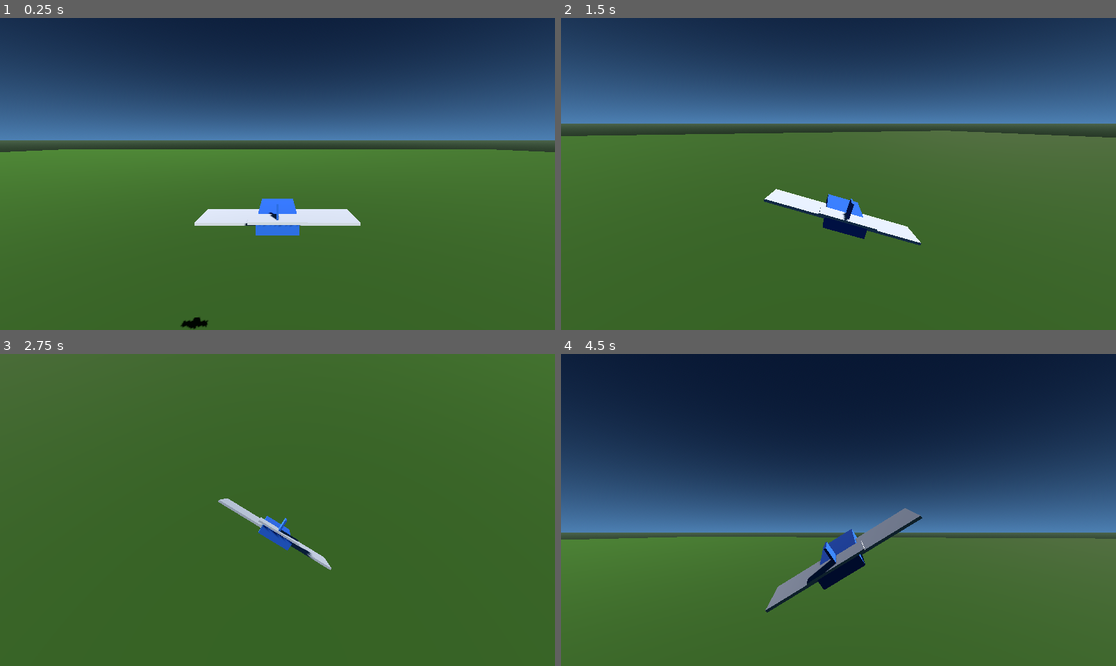
Above: before the commit, frames 1-4 (two rows, left to right).
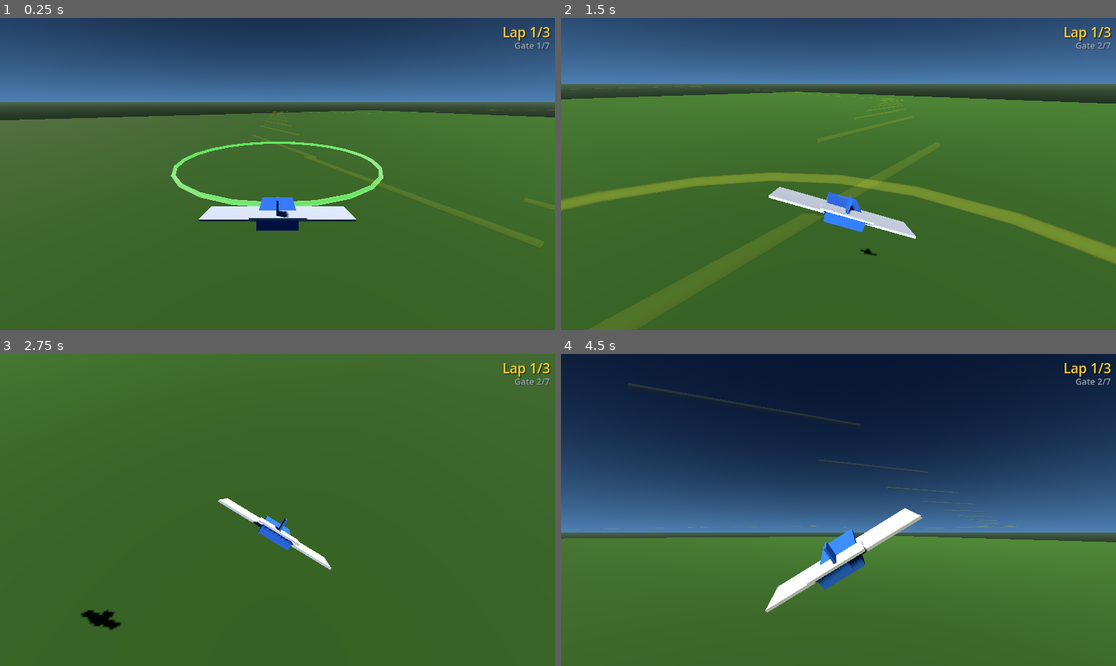
Above: after the commit, the same moments.

Repository: withdoron/ephraim-games
Game: Godot game, scene res://node_3d.tscn
The game is run twice, just before and just after one commit, with the same random seed, the same clock (stepped at 60 frames per second) and the same inputs.
Inputs (mouse positions are in pixels of both pictures, inside the frame that each line leads up to):
- Up to frame 1 (0.25 s): no input
- Up to frame 2 (1.5 s): move the mouse to (960, 158) at 0.52 s; hold D 0.53-1.28 s; hold Shift 0.53-1.28 s; click (960, 158) at 0.67 s; tap Space at 0.77 s; move the mouse to (727, 189) at 1.27 s; hold S from 1.28 s (still down); tap Shift at 1.35 s
- Up to frame 3 (2.75 s): tap Space at 1.52 s; move the mouse to (333, 441) at 2.02 s; release S at 2.03 s; hold D from 2.03 s (still down); hold Shift from 2.03 s (still down)
- Up to frame 4 (4.5 s): move the mouse to (810, 572) at 2.77 s; release D at 2.78 s; release Shift at 2.78 s; hold W 2.78-3.53 s; tap Shift at 2.85, 4.35 s; click (810, 572) at 2.92 s; tap Space at 3.02, 3.77 s; move the mouse to (1005, 556) at 3.52 s; hold Shift 3.53-4.28 s; hold A from 3.53 s (still down); move the mouse to (672, 463) at 4.27 s

The runs differ from the first frame. In frame 1, 41% of the frame differs, in the area x 0-100%, y 2-100%; in frame 2, 42%, in the area x 0-100%, y 0-80%; in frame 3, 1.3%; in frame 4, 4.0%.

Commit message:
RINGSTORM-GODOT: race course with gates, laps, and HUD
Race course with 7 gates in a circle (ported browser math), glowing
torus rings with next-gate green highlight, path ribbon connecting
gates. Gate tracking with proximity check, 3-lap race with finish
detection. HUD showing lap and gate counters. Player starts behind
gate 0 facing the course.

Co-Authored-By: Claude Opus 4.6 (1M context) <noreply@anthropic.com>

Diff:
--- /dev/null
+++ b/ringstorm/new-game-project/scripts/hud.gd
@@ -0,0 +1,62 @@
+extends CanvasLayer
+
+var lap_label: Label
+var gate_label: Label
+var finish_label: Label
+
+func _ready():
+	# Lap counter — top right
+	lap_label = Label.new()
+	lap_label.text = "Lap 1/3"
+	lap_label.add_theme_font_size_override("font_size", 28)
+	lap_label.add_theme_color_override("font_color", Color(1.0, 0.8, 0.2))
+	lap_label.add_theme_color_override("font_shadow_color", Color(0, 0, 0, 0.5))
+	lap_label.add_theme_constant_override("shadow_offset_x", 2)
+	lap_label.add_theme_constant_override("shadow_offset_y", 2)
+	lap_label.horizontal_alignment = HORIZONTAL_ALIGNMENT_RIGHT
+	lap_label.set_anchors_preset(Control.PRESET_TOP_RIGHT)
+	lap_label.offset_left = -200
+	lap_label.offset_top = 10
+	lap_label.offset_right = -10
+	add_child(lap_label)
+
+	# Gate counter — below lap
+	gate_label = Label.new()
+	gate_label.text = "Gate 1/7"
+	gate_label.add_theme_font_size_override("font_size", 18)
+	gate_label.add_theme_color_override("font_color", Color(0.6, 0.65, 0.7))
+	gate_label.add_theme_color_override("font_shadow_color", Color(0, 0, 0, 0.4))
+	gate_label.add_theme_constant_override("shadow_offset_x", 1)
+	gate_label.add_theme_constant_override("shadow_offset_y", 1)
+	gate_label.horizontal_alignment = HORIZONTAL_ALIGNMENT_RIGHT
+	gate_label.set_anchors_preset(Control.PRESET_TOP_RIGHT)
+	gate_label.offset_left = -200
+	gate_label.offset_top = 44
+	gate_label.offset_right = -10
+	add_child(gate_label)
+
+	# Finish label — centered, hidden by default
+	finish_label = Label.new()
+	finish_label.text = "RACE FINISHED!"
+	finish_label.add_theme_font_size_override("font_size", 48)
+	finish_label.add_theme_color_override("font_color", Color(1.0, 0.85, 0.2))
+	finish_label.add_theme_color_override("font_shadow_color", Color(0, 0, 0, 0.6))
+	finish_label.add_theme_constant_override("shadow_offset_x", 3)
+	finish_label.add_theme_constant_override("shadow_offset_y", 3)
+	finish_label.horizontal_alignment = HORIZONTAL_ALIGNMENT_CENTER
+	finish_label.vertical_alignment = VERTICAL_ALIGNMENT_CENTER
+	finish_label.set_anchors_preset(Control.PRESET_CENTER)
+	finish_label.offset_left = -200
+	finish_label.offset_right = 200
+	finish_label.offset_top = -30
+	finish_label.offset_bottom = 30
+	finish_label.visible = false
+	add_child(finish_label)
+
+func update_hud(lap: int, total_laps: int, gate: int, total_gates: int, finished: bool = false):
+	lap_label.text = "Lap " + str(min(lap + 1, total_laps)) + "/" + str(total_laps)
+	gate_label.text = "Gate " + str(gate + 1) + "/" + str(total_gates)
+	if finished:
+		finish_label.visible = true
+		lap_label.text = "FINISHED"
+		gate_label.text = ""
--- a/ringstorm/new-game-project/scripts/main_setup.gd
+++ b/ringstorm/new-game-project/scripts/main_setup.gd
@@ -1,4 +1,6 @@
 extends Node3D
+
+var player_plane: CharacterBody3D
 
 func _ready():
 	# Create the environment
@@ -27,7 +29,7 @@
 	sun.shadow_enabled = true
 	add_child(sun)
 
-	# Ground plane — flat green terrain
+	# Ground plane — large flat terrain
 	var ground = MeshInstance3D.new()
 	ground.name = "Ground"
 	var ground_mesh = PlaneMesh.new()
@@ -39,10 +41,42 @@
 	ground.position.y = -20
 	add_child(ground)
 
+	# Race course
+	var course = Node3D.new()
+	course.name = "RaceCourse"
+	course.set_script(load("res://scripts/race_course.gd"))
+	add_child(course)
+
+	# HUD
+	var hud_node = CanvasLayer.new()
+	hud_node.name = "HUD"
+	hud_node.set_script(load("res://scripts/hud.gd"))
+	add_child(hud_node)
+
 	# Player plane
-	var plane = _create_player_plane()
-	plane.position = Vector3(0, 20, 0)
-	add_child(plane)
+	player_plane = _create_player_plane()
+	add_child(player_plane)
+
+	# Wire up references (deferred so course has generated gates)
+	call_deferred("_setup_race", course, hud_node)
+
+func _setup_race(course, hud_node):
+	# Give player references to course and HUD
+	player_plane.race_course = course
+	player_plane.hud = hud_node
+
+	# Position player behind the first gate, facing it
+	if course.gates.size() > 1:
+		var start = course.gates[0]
+		var next = course.gates[1]
+		var dir = (next - start).normalized()
+		# Place the player 30 units behind gate 0, facing toward it
+		player_plane.global_position = start - dir * 30.0 + Vector3.UP * 5.0
+		player_plane.look_at(start, Vector3.UP)
+
+	# Highlight the first gate
+	course.update_gate_colors(0)
+	hud_node.update_hud(0, course.total_laps, 0, course.num_gates)
 
 func _create_player_plane() -> CharacterBody3D:
 	var plane = CharacterBody3D.new()
@@ -55,7 +89,7 @@
 	box.size = Vector3(1.5, 0.4, 3.0)
 	body.mesh = box
 	var body_mat = StandardMaterial3D.new()
-	body_mat.albedo_color = Color(0.2, 0.5, 1.0)  # Blue like P1
+	body_mat.albedo_color = Color(0.2, 0.5, 1.0)
 	body_mat.metallic = 0.3
 	body.material_override = body_mat
 	plane.add_child(body)
@@ -97,6 +131,8 @@
 	var cam = Camera3D.new()
 	cam.name = "Camera3D"
 	cam.current = true
+	cam.fov = 75.0
+	cam.far = 2000.0
 	cam.position = Vector3(0, 3, 8)
 	cam.rotation.x = deg_to_rad(-10)
 	plane.add_child(cam)
@@ -109,7 +145,6 @@
 	plane.add_child(col)
 
 	# Attach the player flight script
-	var script = load("res://scripts/player_plane.gd")
-	plane.set_script(script)
+	plane.set_script(load("res://scripts/player_plane.gd"))
 
 	return plane
--- a/ringstorm/new-game-project/scripts/player_plane.gd
+++ b/ringstorm/new-game-project/scripts/player_plane.gd
@@ -14,6 +14,13 @@
 var target_roll: float = 0.0
 var current_roll: float = 0.0
 var current_pitch: float = 0.0
+
+# Race state
+var current_gate: int = 0
+var current_lap: int = 0
+var race_finished: bool = false
+var race_course: Node3D = null  # Set by main_setup
+var hud: CanvasLayer = null  # Set by main_setup
 
 # Nodes
 @onready var mesh: MeshInstance3D = $MeshInstance3D
@@ -85,8 +92,27 @@
 	velocity = forward * current_speed
 	move_and_slide()
 
+	# Check gate passing
+	_check_gates()
+
 	# Update chase camera
 	_update_camera(delta)
+
+func _check_gates():
+	if not race_course or race_finished:
+		return
+	var gate_pos = race_course.get_gate_position(current_gate)
+	var dist = global_position.distance_to(gate_pos)
+	if dist < race_course.gate_size + 5.0:
+		current_gate += 1
+		if current_gate >= race_course.num_gates:
+			current_gate = 0
+			current_lap += 1
+			if current_lap >= race_course.total_laps:
+				race_finished = true
+		race_course.update_gate_colors(current_gate if not race_finished else -1)
+		if hud:
+			hud.update_hud(current_lap, race_course.total_laps, current_gate, race_course.num_gates, race_finished)
 
 func _update_camera(delta):
 	if not camera:
--- /dev/null
+++ b/ringstorm/new-game-project/scripts/race_course.gd
@@ -0,0 +1,117 @@
+extends Node3D
+
+@export var num_gates: int = 7
+@export var course_radius: float = 300.0
+@export var gate_size: float = 15.0
+@export var total_laps: int = 3
+
+var gates: Array = []  # Array of Vector3 gate positions
+var gate_meshes: Array = []  # Visual ring MeshInstance3D nodes
+
+func _ready():
+	generate_course()
+	create_gate_visuals()
+	create_path_ribbon()
+
+func generate_course():
+	# Port from browser: cos(a)*R + cos(a*2)*60, sin(a)*R + sin(a*3)*50
+	# Browser uses R=1200, baseY=180, yVar=30 as defaults
+	# We scale down: R=300 in Godot ≈ 1200 in browser (4x scale factor)
+	# Variation scaled proportionally: 60/4=15, 50/4=12.5
+	gates.clear()
+	for i in range(num_gates):
+		var a = float(i) / float(num_gates) * PI * 2.0
+		var x = cos(a) * course_radius + cos(a * 2.0) * 15.0
+		var y = 20.0 + sin(a * 2.0 + 1.0) * 8.0
+		var z = sin(a) * course_radius + sin(a * 3.0) * 12.5
+		gates.append(Vector3(x, y, z))
+
+func create_gate_visuals():
+	for i in range(gates.size()):
+		var gate_pos = gates[i]
+		var next_pos = gates[(i + 1) % gates.size()]
+
+		# Create ring using TorusMesh
+		var ring_node = MeshInstance3D.new()
+		ring_node.name = "Gate_" + str(i)
+		var torus = TorusMesh.new()
+		torus.inner_radius = gate_size - 0.5
+		torus.outer_radius = gate_size
+		torus.rings = 24
+		torus.ring_segments = 12
+		ring_node.mesh = torus
+
+		# Material — dim gold by default
+		var mat = StandardMaterial3D.new()
+		mat.albedo_color = Color(1.0, 0.8, 0.2, 0.15)
+		mat.transparency = BaseMaterial3D.TRANSPARENCY_ALPHA
+		mat.emission_enabled = true
+		mat.emission = Color(1.0, 0.8, 0.2)
+		mat.emission_energy_multiplier = 0.3
+		mat.cull_mode = BaseMaterial3D.CULL_DISABLED
+		ring_node.material_override = mat
+
+		# Position the ring
+		ring_node.global_position = gate_pos
+
+		# Orient the ring to face toward the next gate
+		var dir = (next_pos - gate_pos).normalized()
+		if dir.length() > 0.01:
+			ring_node.look_at(gate_pos + dir, Vector3.UP)
+
+		add_child(ring_node)
+		gate_meshes.append(ring_node)
+
+func create_path_ribbon():
+	# Draw thin cylinders connecting gates to show the course path
+	for i in range(gates.size()):
+		var from_pos = gates[i]
+		var to_pos = gates[(i + 1) % gates.size()]
+		var segments = 10
+		for s in range(segments):
+			var t0 = float(s) / float(segments)
+			var t1 = float(s + 1) / float(segments)
+			var pos = from_pos.lerp(to_pos, t0)
+			var next_pos = from_pos.lerp(to_pos, t1)
+
+			var seg = MeshInstance3D.new()
+			var cyl = CylinderMesh.new()
+			cyl.top_radius = 0.3
+			cyl.bottom_radius = 0.3
+			cyl.height = pos.distance_to(next_pos)
+			seg.mesh = cyl
+
+			var mat = StandardMaterial3D.new()
+			mat.albedo_color = Color(1.0, 0.8, 0.2, 0.12)
+			mat.transparency = BaseMaterial3D.TRANSPARENCY_ALPHA
+			mat.emission_enabled = true
+			mat.emission = Color(1.0, 0.7, 0.1)
+			mat.emission_energy_multiplier = 0.2
+			seg.material_override = mat
+
+			# Position at midpoint, orient along the segment
+			var mid = (pos + next_pos) / 2.0
+			seg.global_position = mid
+			seg.look_at(next_pos, Vector3.UP)
+			seg.rotate_object_local(Vector3.RIGHT, PI / 2.0)
+
+			add_child(seg)
+
+func update_gate_colors(current_gate: int):
+	for i in range(gate_meshes.size()):
+		var mat = gate_meshes[i].material_override as StandardMaterial3D
+		if not mat:
+			continue
+		if i == current_gate:
+			# Next gate — bright green glow
+			mat.albedo_color = Color(0.2, 1.0, 0.2, 0.6)
+			mat.emission = Color(0.2, 1.0, 0.2)
+			mat.emission_energy_multiplier = 2.0
+		else:
+			# Other gates — dim gold
+			mat.albedo_color = Color(1.0, 0.8, 0.2, 0.15)
+			mat.emission = Color(1.0, 0.8, 0.2)
+			mat.emission_energy_multiplier = 0.3
+
+func get_gate_position(index: int) -> Vector3:
+	return gates[index % gates.size()]
